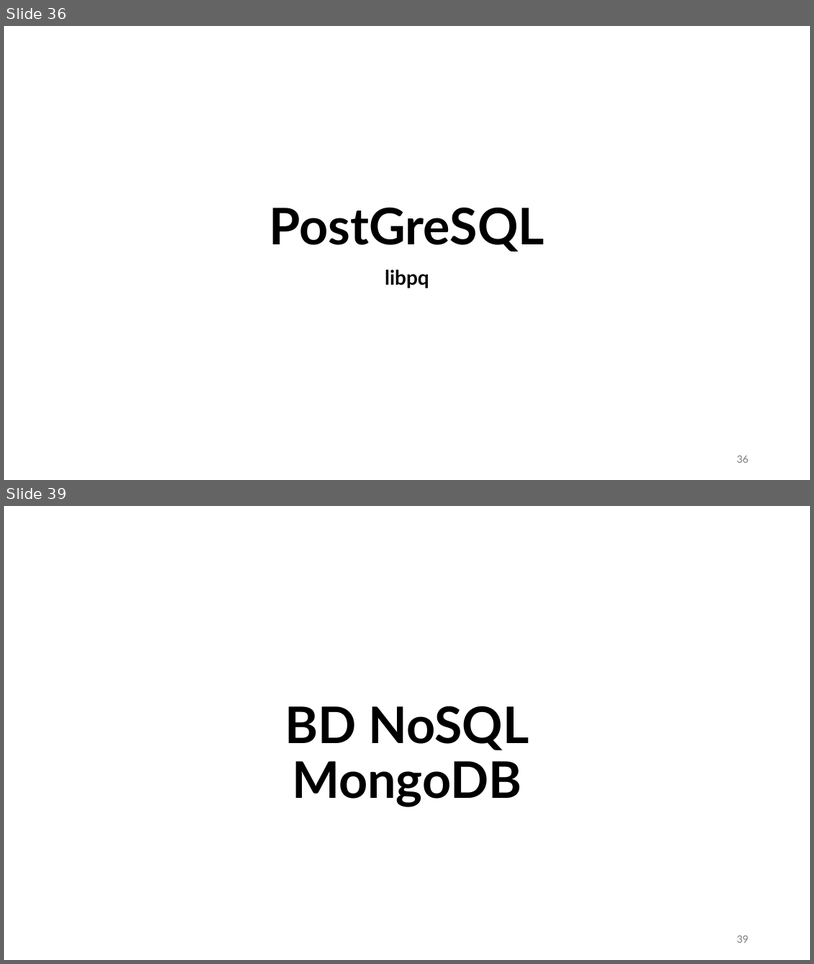
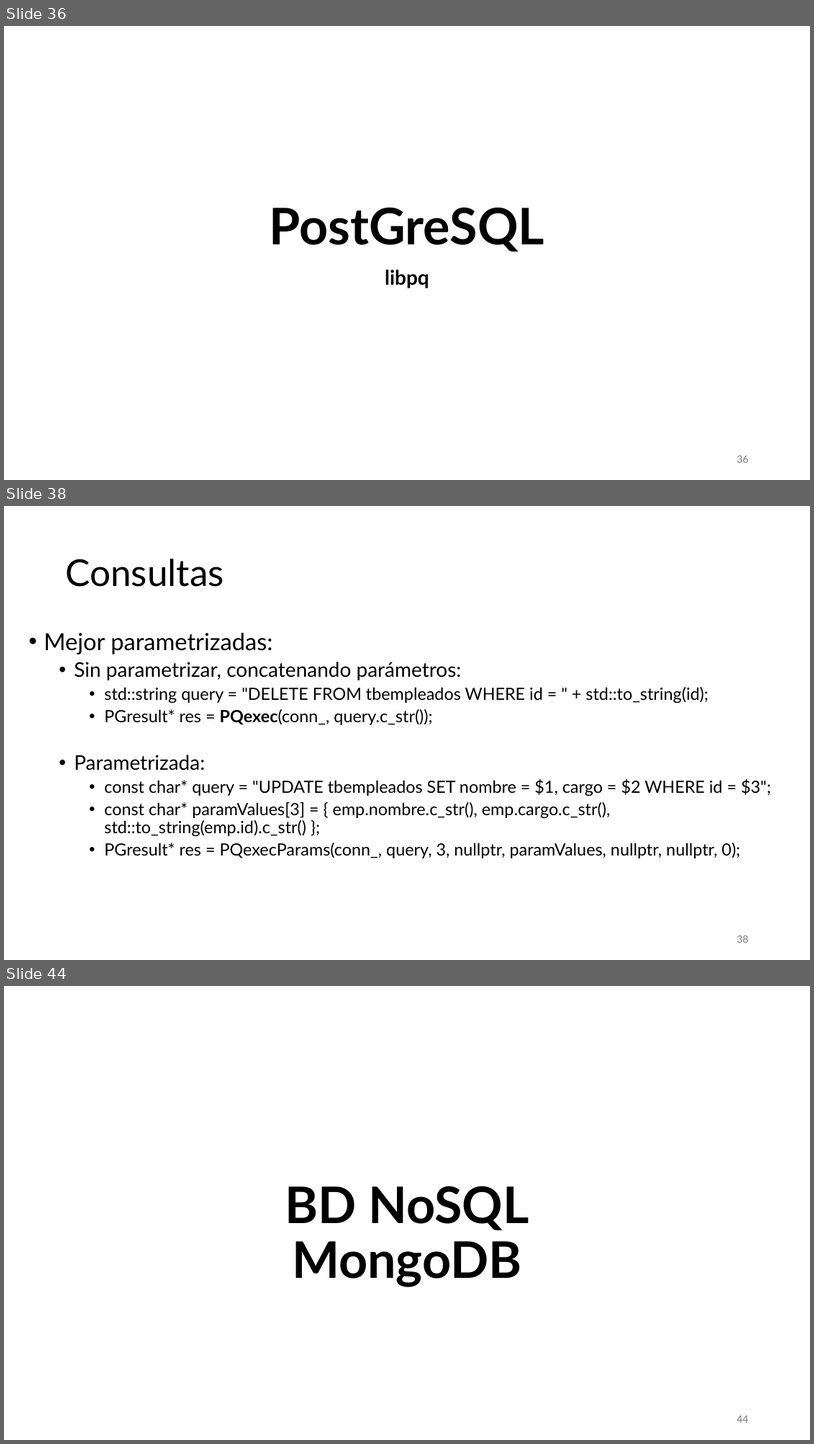
Before and after one commit to aldebarran22/CURSO_CPP_SERVICIOS_30H, a slide deck: doc/4_Gestion_estado_persistencia.pptx. Shown one above the other, each under a label of ours: slides 36 and 39 before the commit, slides 36, 38 and 44 after it; the slides between them are not shown. The pictures are 814x964 and 814x1444 pixels, drawn with LibreOffice and Linux fonts; fonts in the diff are those of the drawing. Boxes give left, top, right and bottom in pixels: in the first picture for what was removed or moved away, otherwise in the second. Text is boxed around its words. In the diff, an @@ line names an element or a change of style, - is before the commit and + after.

```diff
--- a/doc/4_Gestion_estado_persistencia.pptx
+++ b/doc/4_Gestion_estado_persistencia.pptx
@@ slide 38 added at (4,506,810,960), background #FFFFFF @@
@@ title added at (65,559,224,587), 44 pt, text #000000 @@
+Consultas
@@ text added at (44,633,772,858), 20 pt, text #000000 @@
+• Mejor parametrizadas:
+  • Sin parametrizar, concatenando parámetros:
+    • std::string query = "DELETE FROM tbempleados WHERE id = " + std::to_string(id);
+    • PGresult* res = PQexec(conn_, query.c_str());
+  • Parametrizada:
+    • const char* query = "UPDATE tbempleados SET nombre = $1, cargo = $2 WHERE id = $3";
+    • const char* paramValues[3] = { emp.nombre.c_str(), emp.cargo.c_str(), std::to_string(emp.id).c_str() };
+    • PGresult* res = PQexecParams(conn_, query, 3, nullptr, paramValues, nullptr, nullptr, 0);
@@ page number added at (737,935,748,942), 12 pt, text #797979 @@
+38
@@ what was slide 39 is now slide 44 @@
@@ page number at (737,1415,748,1422): text changed @@
-39
+44
```
Also in this commit, not shown: 1 slide changed, 5 other slides added, 1 slide removed, 1 other file.
